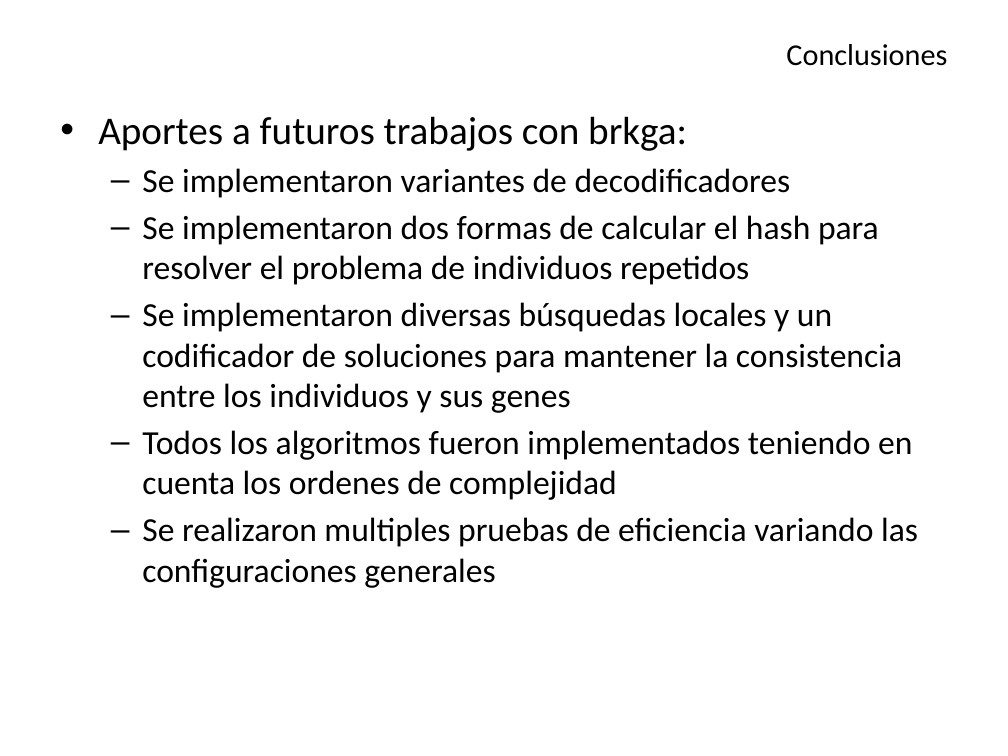
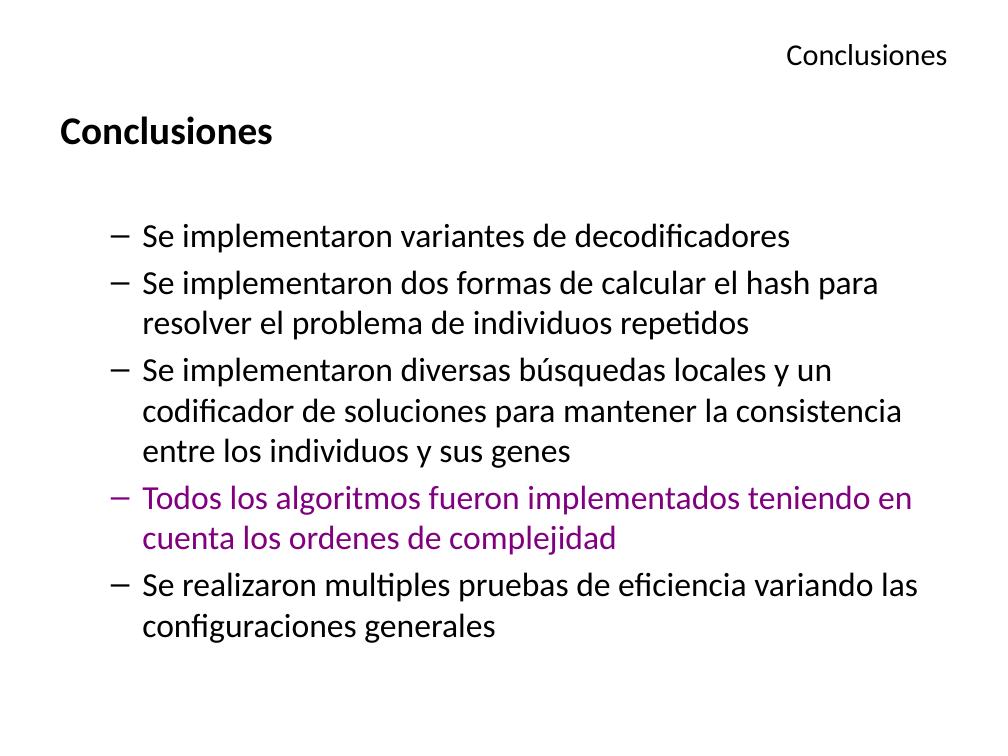
Before and after one commit to Aleitox/TopBrkga, a slide deck: slide 24 of TesisPaper/Defensa/Biased Random Key Genetic Algorithm.pptx. Drawn at 1008x756 pixels with LibreOffice and Linux fonts; fonts in the diff are those of the drawing. Boxes give left, top, right and bottom in pixels: in the first picture for what was removed or moved away, otherwise in the second. Text is boxed around its words. In the diff, an @@ line names an element or a change of style, - is before the commit and + after.

```diff
--- a/TesisPaper/Defensa/Biased Random Key Genetic Algorithm.pptx
+++ b/TesisPaper/Defensa/Biased Random Key Genetic Algorithm.pptx
@@ text at [60, 116, 272, 145]: text changed; bold on @@
-• Aportes a futuros trabajos con brkga:
+Conclusiones
@@ text at [142, 485, 912, 555]: text colour #000000 to #800080 in "Todos los algoritmos fueron implementados teniendo en ..." @@
```
Also in this commit, not shown: 16 other slides changed, 31 other files.
